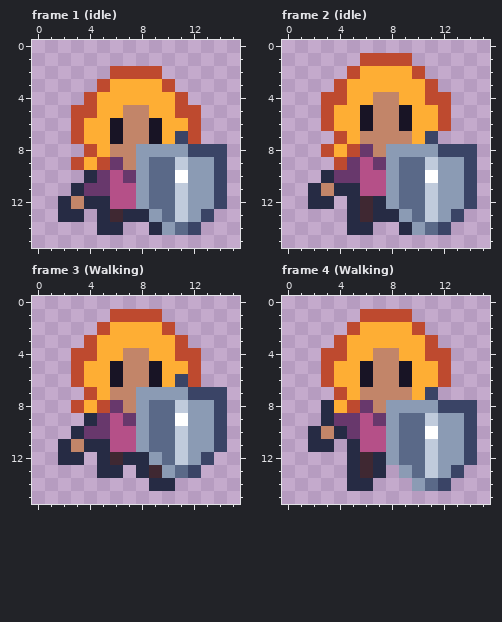
One commit to this pixel-art file: res/ase/chartest1.aseprite. The picture above is the old version.
16x16 pixels, 4 frames. Shown: frame 1 (idle), frame 2 (idle), frame 3 (Walking), frame 4 (Walking).
After:
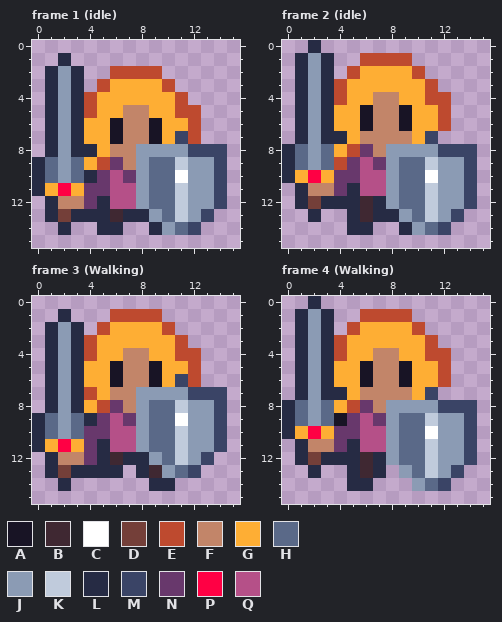
Palette (. is transparent): A #181425  B #3f2832  C #ffffff  D #743f39  E #be4a2f  F #c28569  G #feae34  H #5a6988  J #8b9bb4  K #c0cbdc  L #262b44  M #3a4466  N #68386c  P #ff0044  Q #b55088
The edit:
layer "Sword" now shown
--- frame 1 (idle), layer "Sword"
@@ x 0..6 @@
  0 .......
- 1 .......
- 2 ......E
- 3 .....EG
- 4 ....EGG
- 5 ...EEGG
- 6 ...EGGA
- 7 ...EGGA
- 8 ....EGF
- 9 ...EGEN
-10 ....LNQ
-11 ...LNNQ
-12 ..LFLLQ
-13 ..LL.LB
-14 .....LL
+ 1 ..L....
+ 2 .LJL..E
+ 3 .LJL.EG
+ 4 .LJLEGG
+ 5 .LJLEGG
+ 6 .LJLGGA
+ 7 .LJLGGA
+ 8 .LJLLGF
+ 9 LHJHGEN
+10 LHJHLNQ
+11 LGPGNNQ
+12 .LFFNLQ
+13 .LDLLLB
+14 ..L..LL
 15 .......
--- frame 2 (idle), layer "Sword"
@@ x 0..6 @@
- 0 .......
- 1 ......E
- 2 .....EG
- 3 ....EGG
- 4 ...EEGG
- 5 ...EGGA
- 6 ...EGGA
- 7 ....EGF
- 8 ...EGEN
- 9 ....ENQ
-10 ...LNNQ
-11 ..LFLLQ
-12 ..LL.LB
-13 .....LB
+ 0 ..L....
+ 1 .LJL..E
+ 2 .LJL.EG
+ 3 .LJLEGG
+ 4 .LJLEGG
+ 5 .LJLGGA
+ 6 .LJLGGA
+ 7 .LJLLGF
+ 8 LHJHGEN
+ 9 LHJHENQ
+10 LGPGNNQ
+11 .LFFNLQ
+12 .LDLLLB
+13 ..L..LB
 14 .....LL
--- frame 3 (Walking), layer "Sword"
@@ x 0..6 @@
  0 .......
- 1 ......E
- 2 .....EG
- 3 ....EGG
- 4 ...EEGG
- 5 ...EGGA
- 6 ...EGGA
- 7 ....EGF
- 8 ...EGEN
- 9 ....LNQ
-10 ...LNNQ
-11 ..LFLLQ
-12 ..LL.LB
-13 .....LL
-14 .......
+ 1 ..L...E
+ 2 .LJL.EG
+ 3 .LJLEGG
+ 4 .LJLEGG
+ 5 .LJLGGA
+ 6 .LJLGGA
+ 7 .LJLEGF
+ 8 .LJLGEN
+ 9 LHJHLNQ
+10 LHJHNNQ
+11 LGPGNLQ
+12 .LFFNLB
+13 .LDLLLL
+14 ..L....
 15 .......
--- frame 4 (Walking), layer "Sword"
@@ x 0..6 @@
- 0 .......
- 1 ......E
- 2 .....EG
- 3 ....EGG
- 4 ...EEGG
- 5 ...EGGA
- 6 ...EGGA
- 7 ....EGF
- 8 ...LGEN
- 9 ...LNNQ
-10 ..LFLNQ
-11 ..LL.LQ
-12 .....LB
-13 .....LB
+ 0 ..L....
+ 1 .LJL..E
+ 2 .LJL.EG
+ 3 .LJLEGG
+ 4 .LJLEGG
+ 5 .LJLGGA
+ 6 .LJLGGA
+ 7 .LJLLGF
+ 8 LHJHGEN
+ 9 LHJHANQ
+10 LGPGNNQ
+11 .LFFNLQ
+12 .LDLLLB
+13 ..L..LB
 14 .....LL
